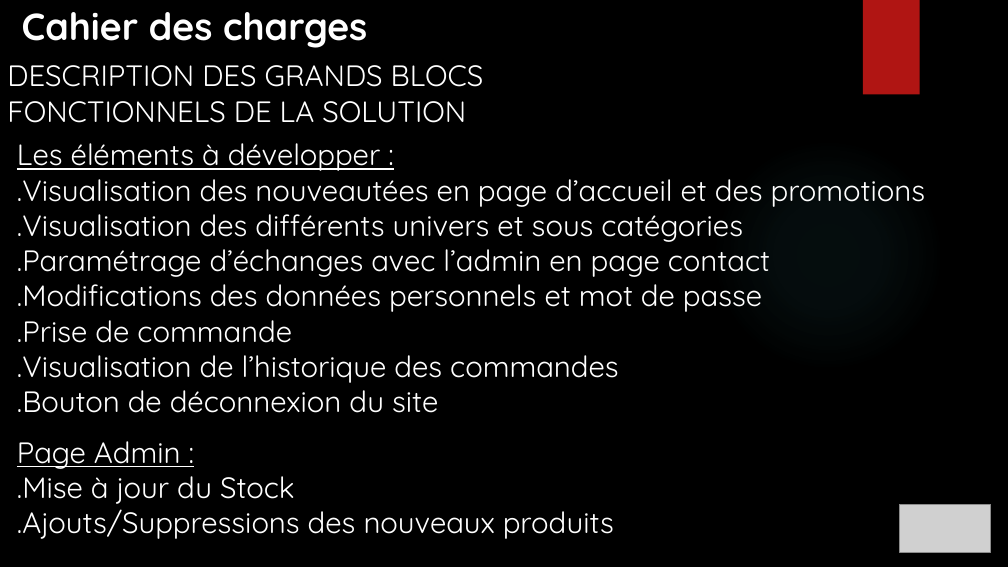
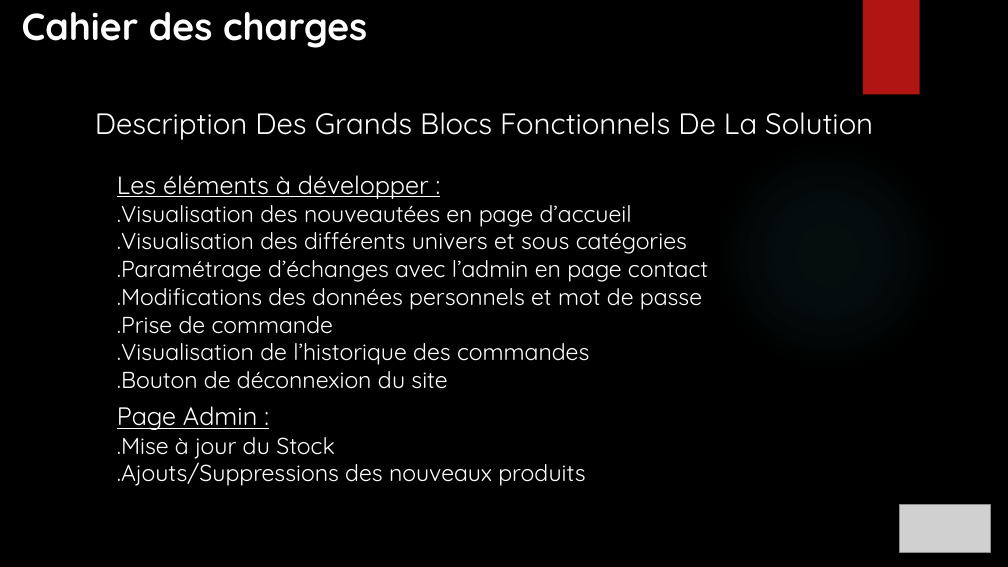
Before and after one commit to ChampemeDylan/UPOP, a slide deck: slide 5 of Présentation UPOP.pptx. Drawn at 1008x567 pixels with LibreOffice and Linux fonts; fonts in the diff are those of the drawing; grey boxes stand for pictures; background and template pictures are left out. Boxes give left, top, right and bottom in pixels: in the first picture for what was removed or moved away, otherwise in the second. Text is boxed around its words. In the diff, an @@ line names an element or a change of style, - is before the commit and + after.

Commit message:
Camille MAJ DIAPO
Ajout tableaux planning
+ 2 eme power Point avec descriptions des taches à la journée

```diff
--- a/Présentation UPOP.pptx
+++ b/Présentation UPOP.pptx
@@ text at (95, 112, 873, 140): text changed @@
-DESCRIPTION DES GRANDS BLOCS
-FONCTIONNELS DE LA SOLUTION
+Description Des Grands Blocs Fonctionnels De La Solution
@@ text "Les éléments à développer :": place and size @@
-text "Les éléments à développer :" at (17, 143, 925, 539)
+text "Les éléments à développer :" at (117, 175, 708, 486)
@@ text at (117, 175, 708, 486): size 28 to 24 pt in "Les éléments à développer :", "Page Admin :"; size 28 to 22 pt in ".Visualisation des différents univers et sous catégories", ".Paramétrage d’échanges avec l’admin en page contact", ".Modifications des données personnels et mot de ...", ".Prise de commande" and 4 more places @@
@@ text at (117, 198, 632, 227): text changed; size 28 to 22 pt @@
-.Visualisation des nouveautées en page d’accueil et des promotions
+.Visualisation des nouveautées en page d’accueil
```
Also in this commit, not shown: 10 other slides changed, 3 slides added, 21 slides removed, 1 other file.
